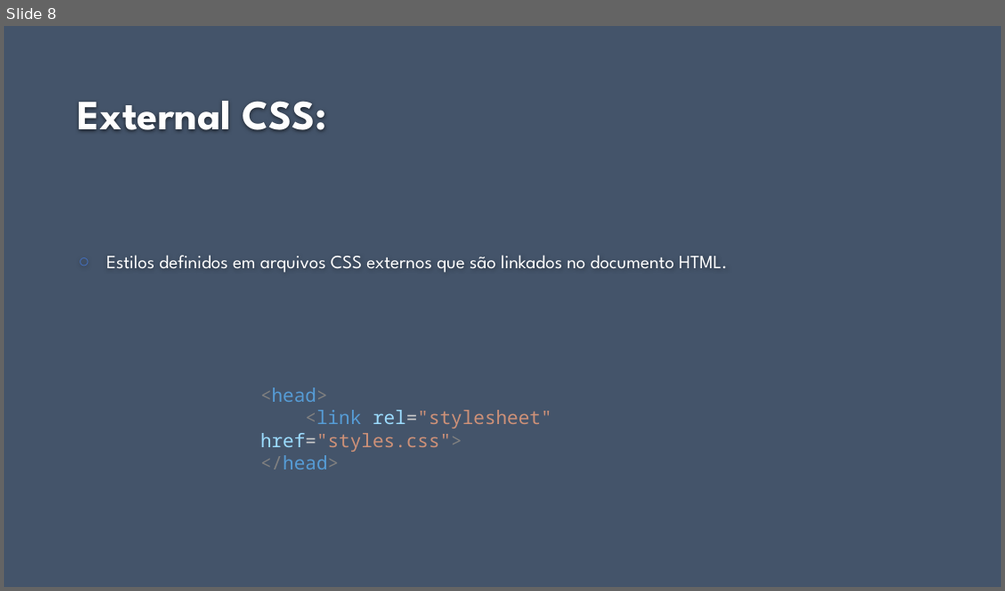
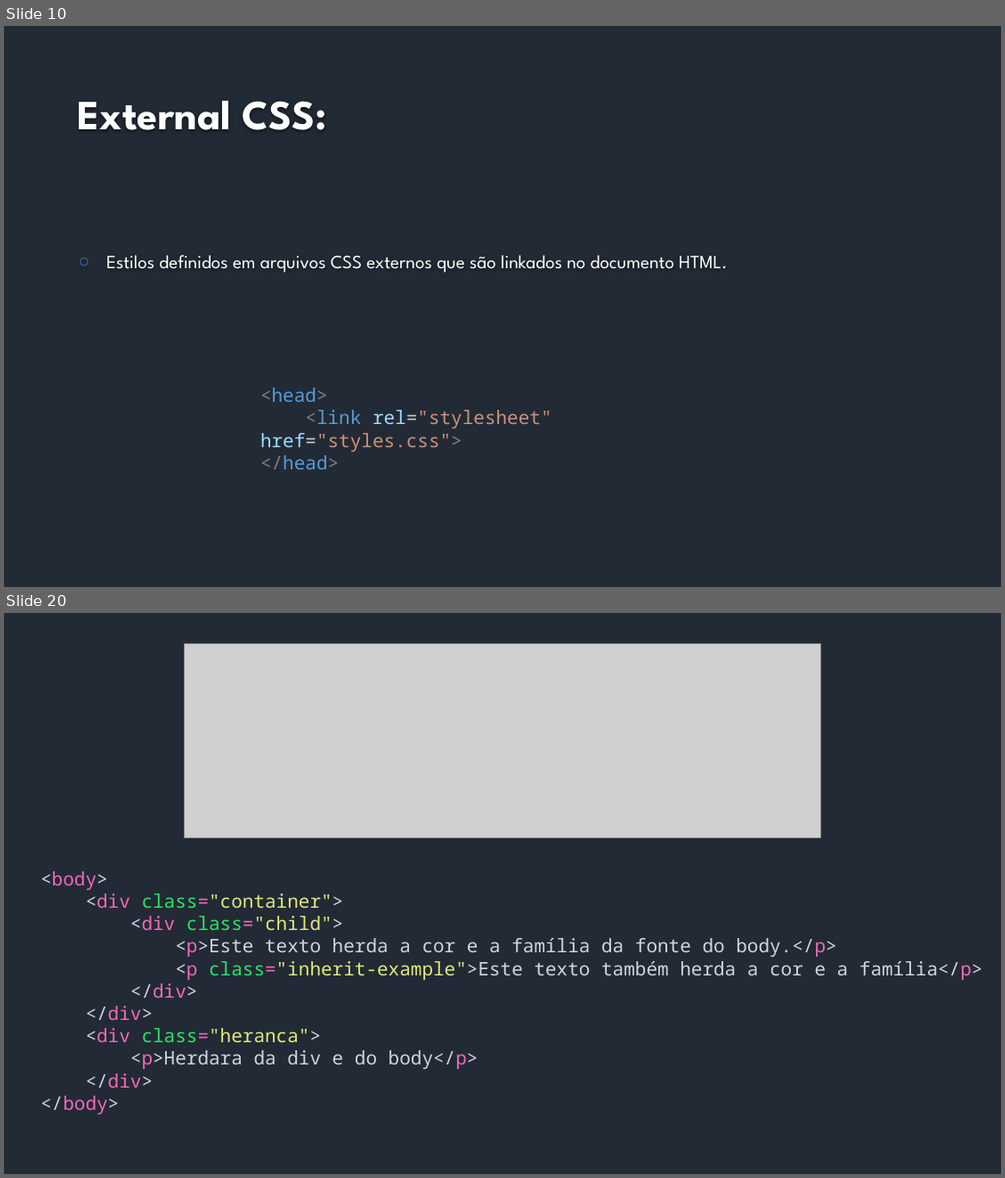
Before and after one commit to fabio-sudo/Curso_JS, a slide deck: HTML_CSS/Material_Html/Intermediário/7 - CSS.pptx. Shown one above the other, each under a label of ours: slide 8 before the commit, slides 10 and 20 after it; the slides between them are not shown. The pictures are 1005x591 and 1005x1178 pixels, drawn with LibreOffice and Linux fonts; fonts in the diff are those of the drawing; grey boxes stand for pictures; background and template pictures are left out. Boxes give left, top, right and bottom in pixels: in the first picture for what was removed or moved away, otherwise in the second. Text is boxed around its words. In the diff, an @@ line names an element or a change of style, - is before the commit and + after.

```diff
--- a/HTML_CSS/Material_Html/Intermediário/7 - CSS.pptx
+++ b/HTML_CSS/Material_Html/Intermediário/7 - CSS.pptx
@@ slide 20 added at (4,613,1001,1174), background #222A35 @@
@@ picture added at (185,643,821,837) @@
@@ text added at (40,871,983,1114), 18 pt, text #D1D4E0 @@
+<body>
+<div class="container">
+<div class="child">
+<p>Este texto herda a cor e a família da fonte do body.</p>
+<p class="inherit-example">Este texto também herda a cor e a família</p>
+</div>
+</div>
+<div class="heranca">
+<p>Herdara da div e do body</p>
+</div>
+</body>
@@ what was slide 8 is now slide 10 @@
@@ slide 10 changed as well @@
@@ background #44546A to #222A35 @@
```
Also in this commit, not shown: 7 other slides changed, 9 other slides added, 8 other files.
